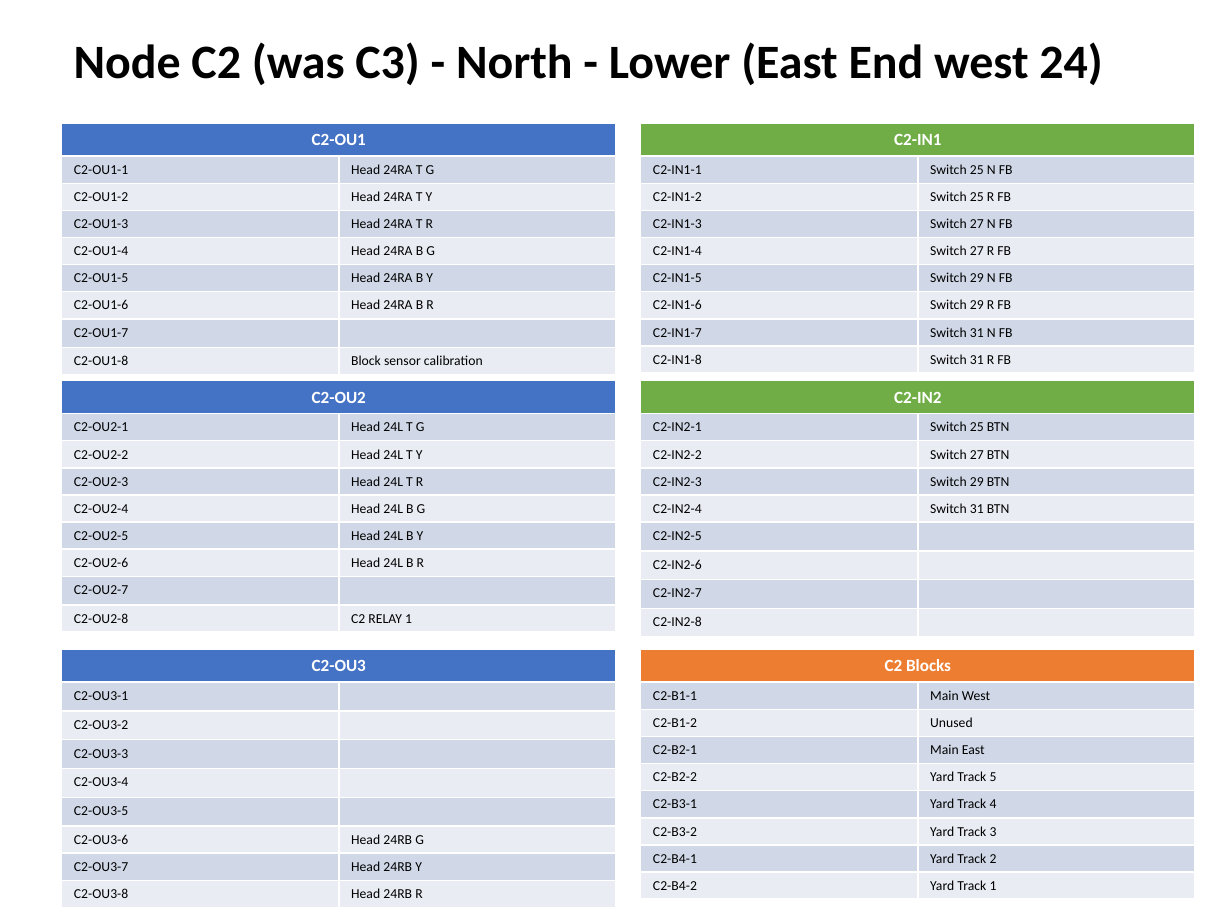
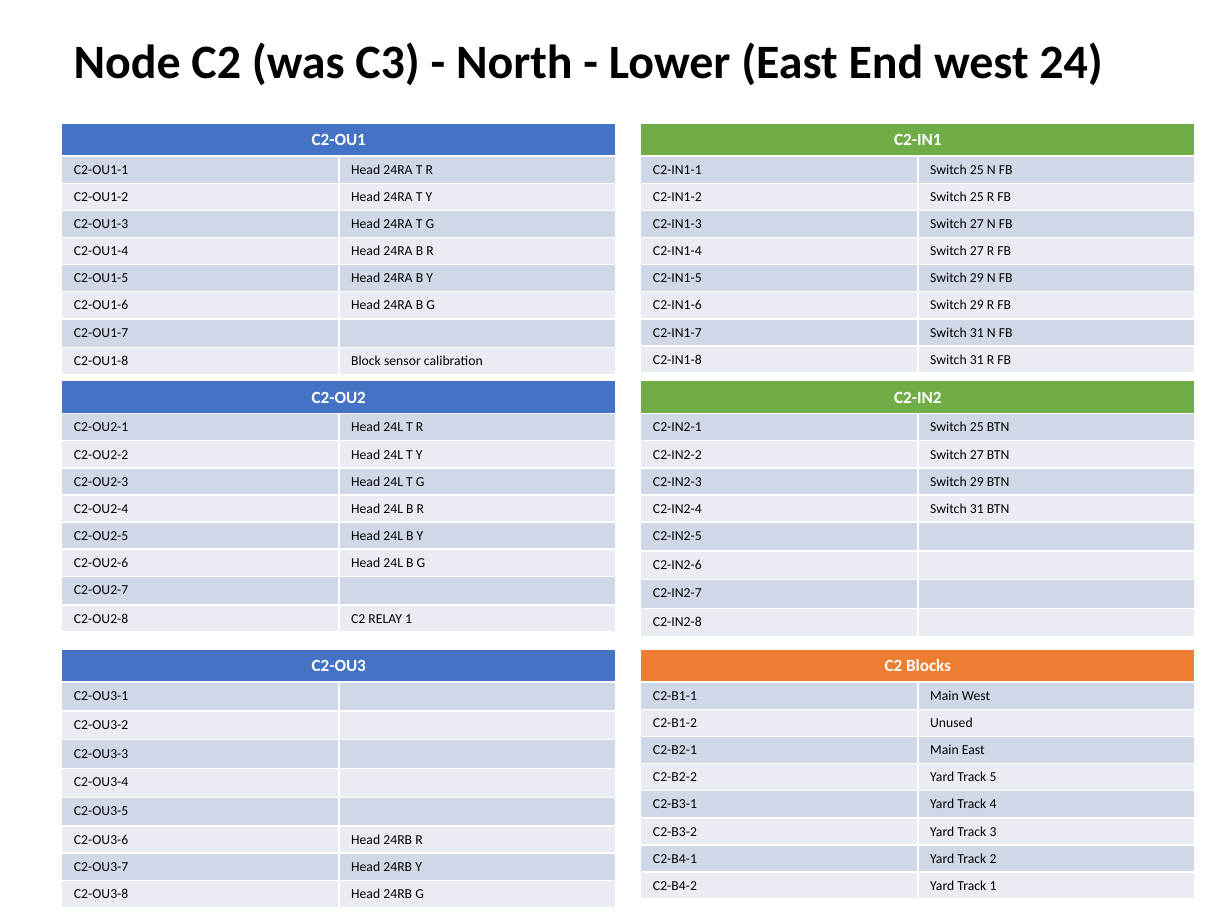
Before and after one commit to lnevo/hart, a slide deck: slide 4 of docs/wiring/Wiring_Schematic.pptx. Drawn at 1232x924 pixels with LibreOffice and Linux fonts; fonts in the diff are those of the drawing. Boxes give left, top, right and bottom in pixels: in the first picture for what was removed or moved away, otherwise in the second. Text is boxed around its words. In the diff, an @@ line names an element or a change of style, - is before the commit and + after.

```diff
--- a/docs/wiring/Wiring_Schematic.pptx
+++ b/docs/wiring/Wiring_Schematic.pptx
@@ table at [62, 123, 616, 369] @@
-row 2, column 2: Head 24RA T G
+row 2, column 2: Head 24RA T R
-row 4, column 2: Head 24RA T R
+row 4, column 2: Head 24RA T G
-row 5, column 2: Head 24RA B G
+row 5, column 2: Head 24RA B R
-row 7, column 2: Head 24RA B R
+row 7, column 2: Head 24RA B G
@@ table at [62, 381, 616, 627] @@
-row 2, column 2: Head 24L T G
+row 2, column 2: Head 24L T R
-row 4, column 2: Head 24L T R
+row 4, column 2: Head 24L T G
-row 5, column 2: Head 24L B G
+row 5, column 2: Head 24L B R
-row 7, column 2: Head 24L B R
+row 7, column 2: Head 24L B G
@@ table at [62, 649, 616, 902] @@
-row 7, column 2: Head 24RB G
+row 7, column 2: Head 24RB R
-row 9, column 2: Head 24RB R
+row 9, column 2: Head 24RB G
```
Also in this commit, not shown: 5 other slides changed, 15 other files.
